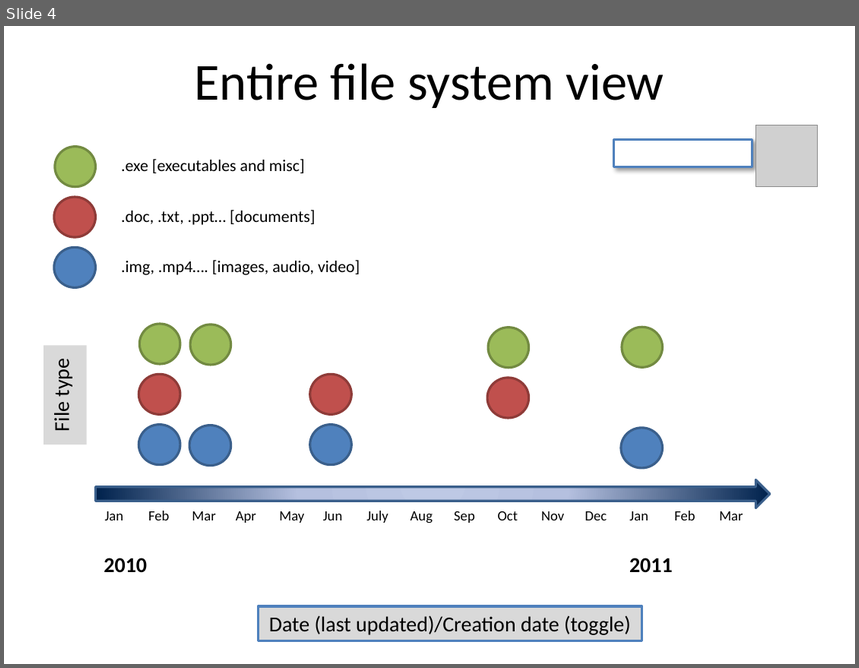
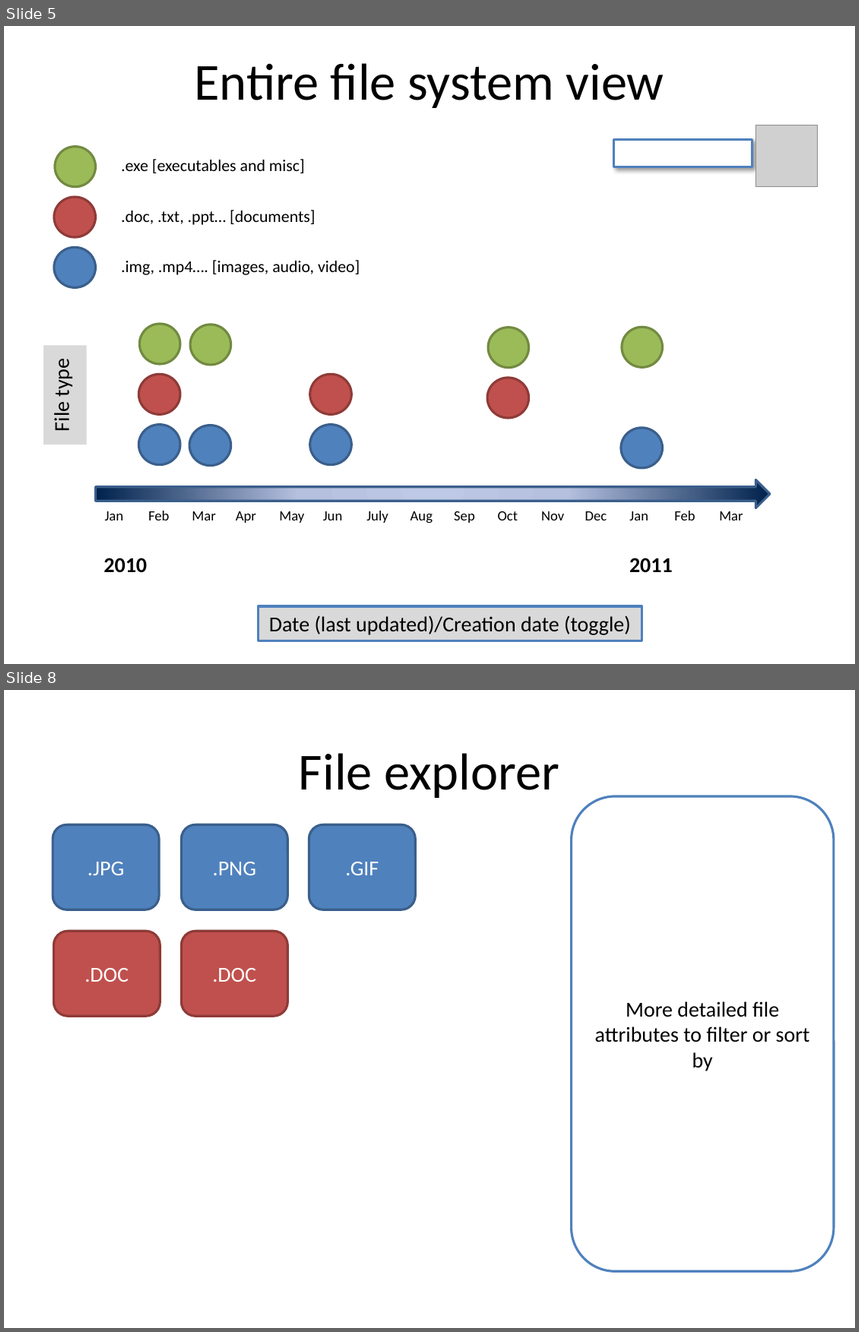
Before and after one commit to RainNapper/15498_term-project, a slide deck: whatitlookslike.pptx. Shown one above the other, each under a label of ours: slide 4 before the commit, slides 5 and 8 after it; the slides between them are not shown. The pictures are 859x668 and 859x1332 pixels, drawn with LibreOffice and Linux fonts; fonts in the diff are those of the drawing; grey boxes stand for pictures. Boxes give left, top, right and bottom in pixels: in the first picture for what was removed or moved away, otherwise in the second. Text is boxed around its words. In the diff, an @@ line names an element or a change of style, - is before the commit and + after.

```diff
--- a/whatitlookslike.pptx
+++ b/whatitlookslike.pptx
@@ slide 8 added at bbox=[4, 690, 855, 1328], background #FFFFFF @@
@@ title added at bbox=[299, 753, 560, 798], 44 pt, text #000000 @@
+File explorer
@@ rounded rectangle added at bbox=[572, 796, 834, 1271], fill #FFFFFF, outline #4F81BD 2 pt, 18 pt, text #000000 @@
+More detailed file attributes to filter or sort by
@@ rounded rectangle added at bbox=[53, 825, 159, 910], fill #4F81BD, outline #3A5F8C 2 pt, 18 pt, text #FFFFFF @@
+.JPG
@@ rounded rectangle added at bbox=[181, 825, 287, 910], fill #4F81BD, outline #3A5F8C 2 pt, 18 pt, text #FFFFFF @@
+.PNG
@@ rounded rectangle added at bbox=[309, 825, 415, 910], fill #4F81BD, outline #3A5F8C 2 pt, 18 pt, text #FFFFFF @@
+.GIF
@@ rounded rectangle added at bbox=[53, 931, 160, 1016], fill #C0504D, outline #8E3B39 2 pt, 18 pt, text #FFFFFF @@
+.DOC
@@ rounded rectangle added at bbox=[181, 931, 287, 1016], fill #C0504D, outline #8E3B39 2 pt, 18 pt, text #FFFFFF @@
+.DOC
@@ what was slide 4 is now slide 5 @@
```
Also in this commit, not shown: 2 slides changed, 3 other slides added.
